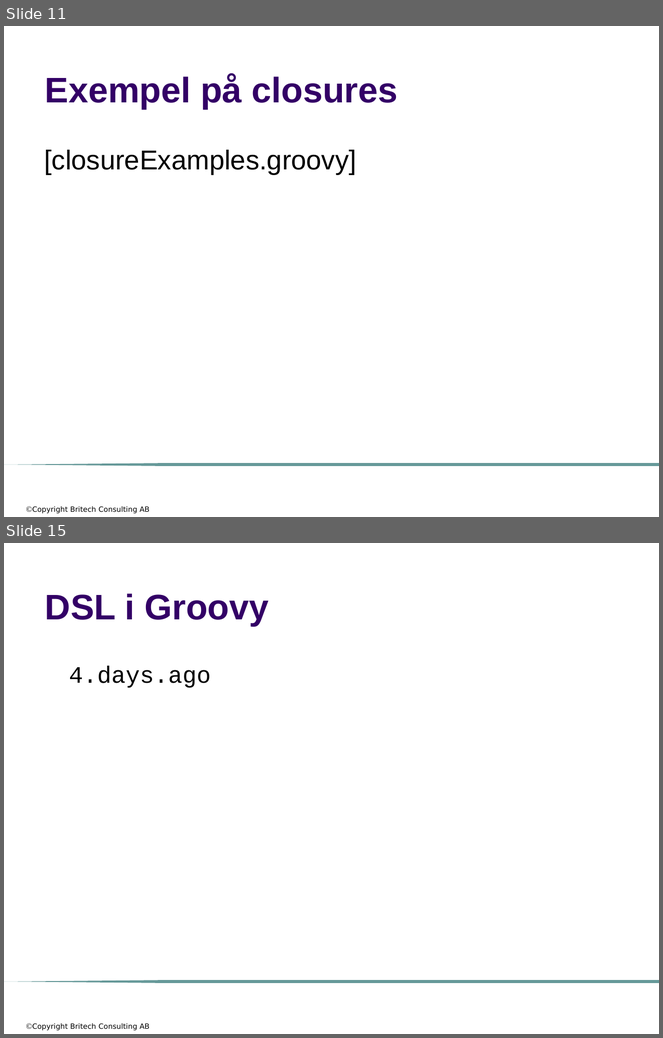
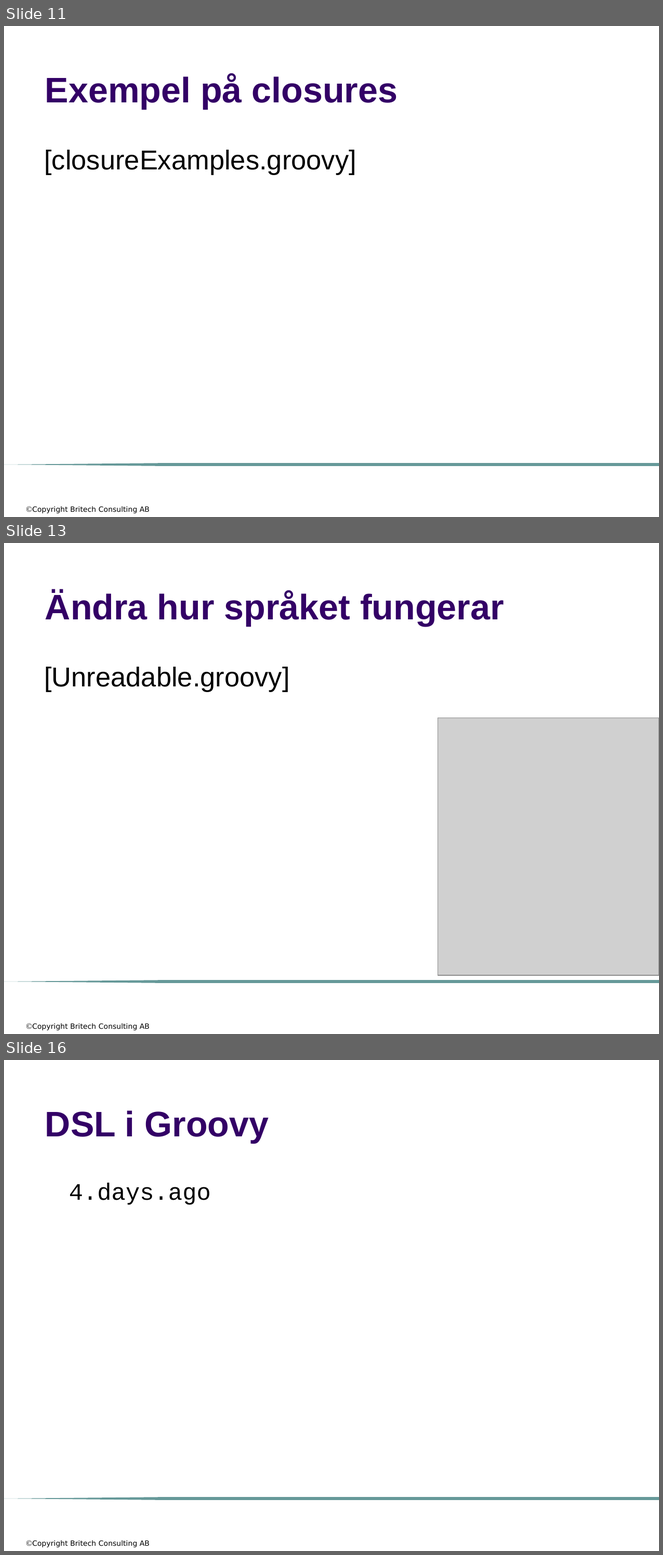
Before and after one commit to me97esn/groovyseminarium, a slide deck: groovyseminarie/dokument/groovyseminarium_source_w_logo.pptx. Shown one above the other, each under a label of ours: slides 11 and 15 before the commit, slides 11, 13 and 16 after it; the slides between them are not shown. The pictures are 663x1038 and 663x1555 pixels, drawn with LibreOffice and Linux fonts; fonts in the diff are those of the drawing; grey boxes stand for pictures; background and template pictures are left out. Boxes give left, top, right and bottom in pixels: in the first picture for what was removed or moved away, otherwise in the second. Text is boxed around its words. In the diff, an @@ line names an element or a change of style, - is before the commit and + after.

```diff
--- a/groovyseminarie/dokument/groovyseminarium_source_w_logo.pptx
+++ b/groovyseminarie/dokument/groovyseminarium_source_w_logo.pptx
@@ slide 13 added at [4,543,659,1034], background #FFFFFF; not listed: 2 template elements that a slide beside it also shows @@
@@ title added at [45,591,504,626], 39 pt, text #330066, bold @@
+Ändra hur språket fungerar
@@ text added at [44,667,289,692], 30 pt, text #000000 @@
+[Unreadable.groovy]
@@ picture added at [438,718,659,976] @@
@@ what was slide 15 is now slide 16 @@
```
Also in this commit, not shown: 11 slides changed, 3 other files.
